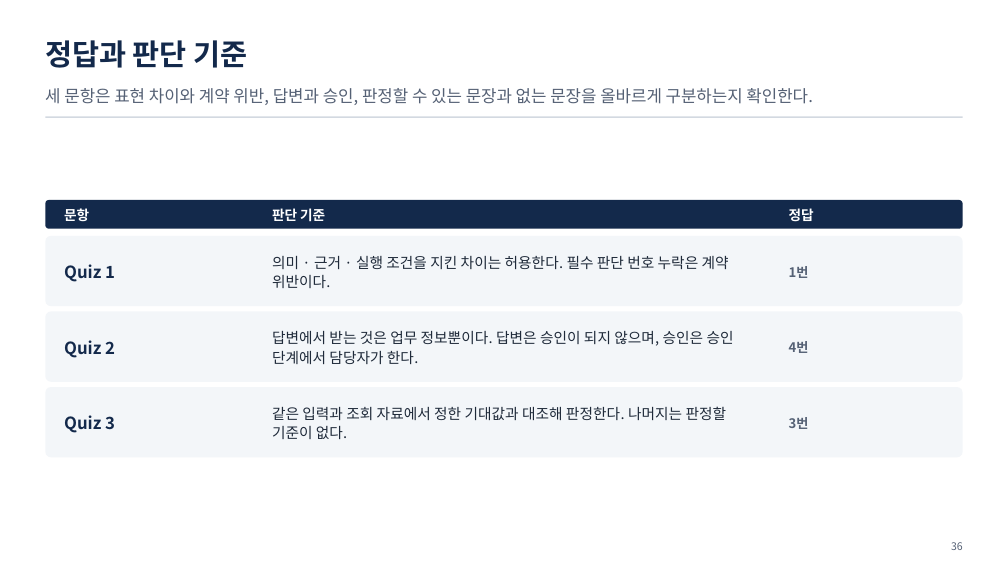
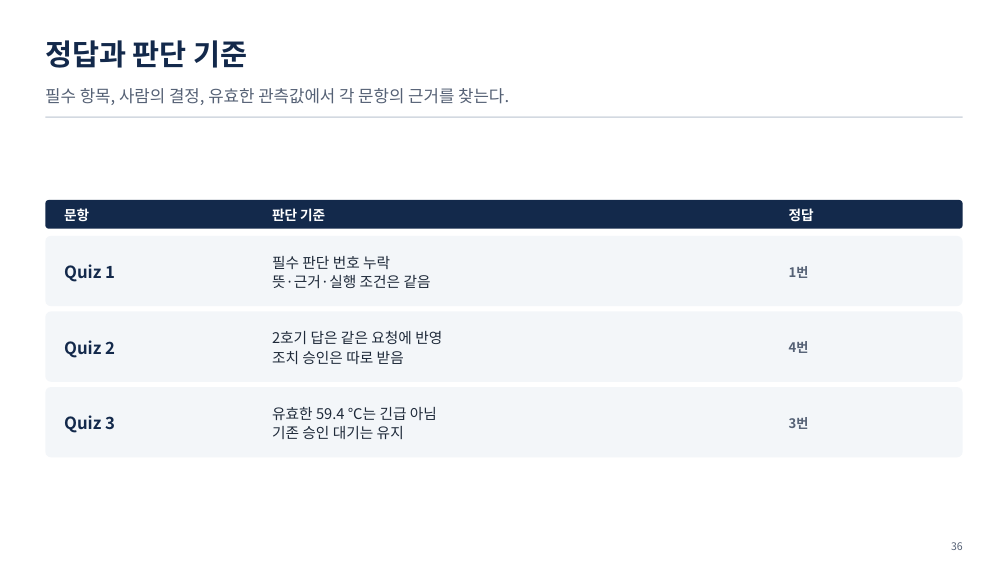
Before and after one commit to uengine-oss/hyd-iot-edu, a slide deck: slide 36 of workspace/강의제작/산출물/통합반/이론_오프라인/07회차/통합반_오프라인_07회차.pptx. Drawn at 1008x567 pixels with LibreOffice and Linux fonts; fonts in the diff are those of the drawing. Boxes give left, top, right and bottom in pixels: in the first picture for what was removed or moved away, otherwise in the second. Text is boxed around its words. In the diff, an @@ line names an element or a change of style, - is before the commit and + after.

```diff
--- a/workspace/강의제작/산출물/통합반/이론_오프라인/07회차/통합반_오프라인_07회차.pptx
+++ b/workspace/강의제작/산출물/통합반/이론_오프라인/07회차/통합반_오프라인_07회차.pptx
@@ text at (x1=45, y1=88, x2=509, y2=105): text changed @@
-세 문항은 표현 차이와 계약 위반, 답변과 승인, 판정할 수 있는 문장과 없는 문장을 올바르게 구분하는지 확인한다.
+필수 항목, 사람의 결정, 유효한 관측값에서 각 문항의 근거를 찾는다.
@@ text at (x1=272, y1=256, x2=431, y2=288): text changed @@
-의미 · 근거 · 실행 조건을 지킨 차이는 허용한다. 필수 판단 번호 누락은 계약 위반이다.
+필수 판단 번호 누락
+뜻·근거·실행 조건은 같음
@@ text at (x1=272, y1=330, x2=442, y2=364): text changed @@
-답변에서 받는 것은 업무 정보뿐이다. 답변은 승인이 되지 않으며, 승인은 승인 단계에서 담당자가 한다.
+2호기 답은 같은 요청에 반영
+조치 승인은 따로 받음
@@ text at (x1=272, y1=407, x2=437, y2=439): text changed @@
-같은 입력과 조회 자료에서 정한 기대값과 대조해 판정한다. 나머지는 판정할 기준이 없다.
+유효한 59.4 ℃는 긴급 아님
+기존 승인 대기는 유지
```
Also in this commit, not shown: 3 other slides changed, 16 other files.
